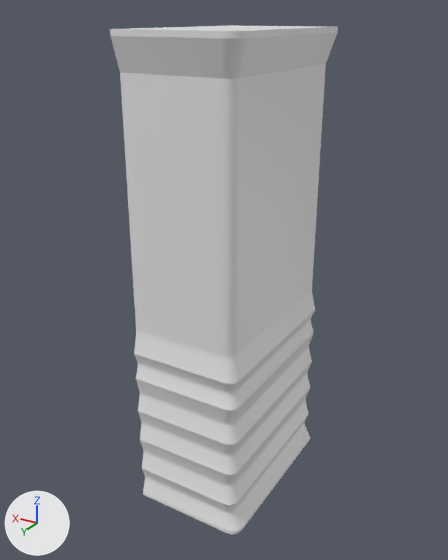
Renders of the FBX model Assets/3D Assets/Models/3lvl/StenkaLD.fbx from each side of a commit.
Camera for both pictures: a 50 mm camera at (-20.1, 35.2, 27.5) aimed at (3.9, -4.8, 7.4). Arrows for +X, +Y and +Z are at lower left; the lights stay in place. Where no turn or scale is listed for an object, it has been applied to the vertices.

Names of what the first picture shows: 'StenkaLD'.
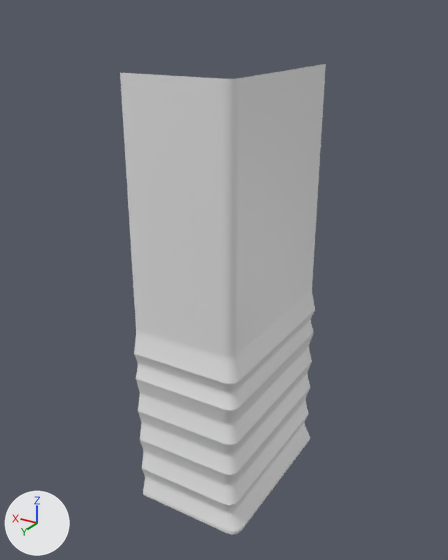
What differs and where, as boxes (x1, y1, x2, y2) in the pictures (448 x 560 px):
'StenkaLD', reshaped (10% narrower, 8% shorter): before (110, 25, 338, 535); after (120, 64, 326, 535)
part 1 of me_cube_011, deleted: before (110, 25, 338, 79)

The change, as a diff of the scene's bpy script:
```diff
--- a/Assets/3D Assets/Models/3lvl/StenkaLD.fbx.py
+++ b/Assets/3D Assets/Models/3lvl/StenkaLD.fbx.py
@@ me_cube_011 @@
 # used by ob_stenkald; location = (0.0, 0.0, 0.0)
-me_cube_011.from_pydata(...)  # 170 vertices, 138 faces; spans x -1.4..8.1, y -12.7..2.3, z -11.6..26.5
+me_cube_011.from_pydata(...)  # 156 vertices, 125 faces; spans x -1.4..8.1, y -12.7..2.0, z -11.6..23.8
+# me_cube_011 part 1
+# 14 vertices are removed from x -1.4..8.1, y -12.7..2.3, z 26.1..26.5
+# 13 faces are deleted
```
